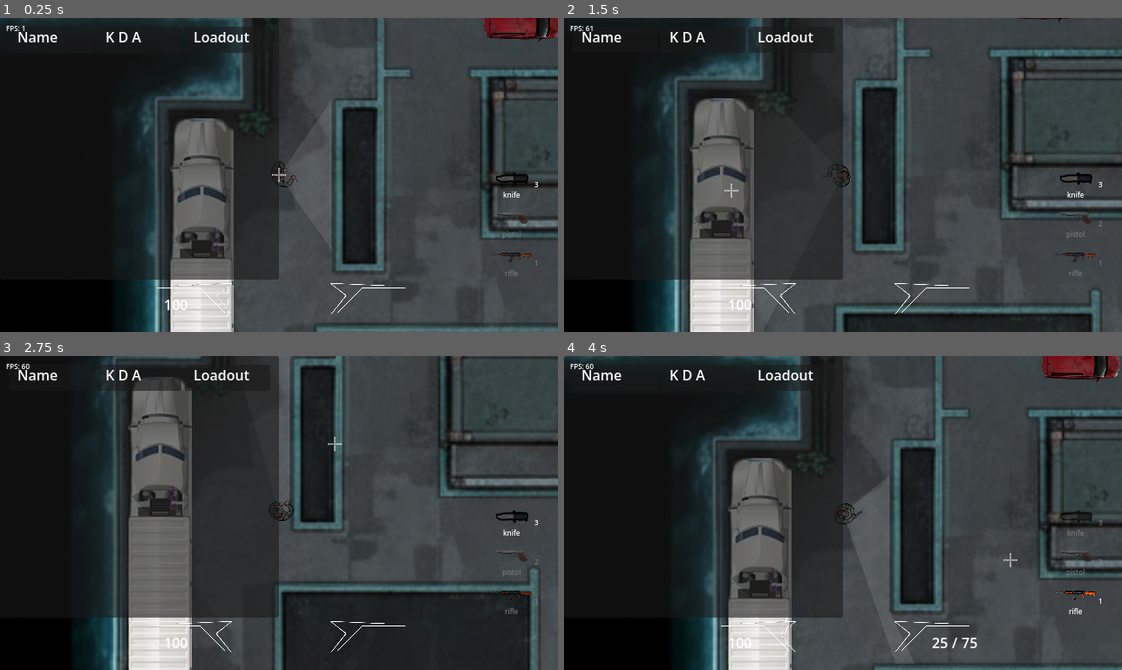
Above: before the commit, frames 1-4 (two rows, left to right).
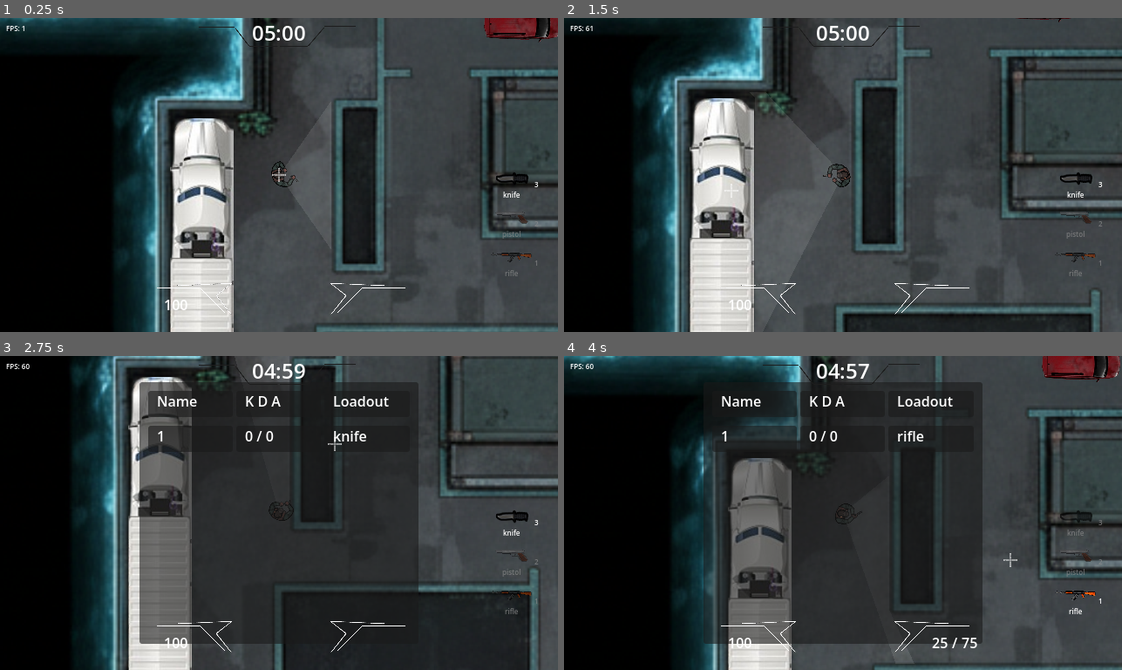
Above: after the commit, the same moments.

Repository: nathgoutam93/grey-line
Game: Godot game, scene res://scenes/maps/counter_strike/counter_strike.tscn
Same seed, same stepped clock (60 frames per second), same inputs: the game is played once before the commit and once after it. This scene is started directly instead of the project's main scene.
Inputs (mouse positions are in pixels of both pictures, inside the frame that each line leads up to):
- Up to frame 1 (0.25 s): no input
- Up to frame 2 (1.5 s): move the mouse to (965, 159) at 0.52 s; hold D (move_right) 0.53-1.28 s; hold Tab (stats) 0.53-1.28 s; tap Enter at 1.25 s; move the mouse to (731, 190) at 1.27 s; hold S (move_down) from 1.28 s (still down); tap G (drop_weapon) at 1.35 s
- Up to frame 3 (2.75 s): tap Tab (stats) at 1.55 s; move the mouse to (334, 443) at 2.02 s; release S (move_down) at 2.03 s; hold D (move_right) from 2.03 s (still down); hold Tab (stats) from 2.03 s (still down); tap 3 (malee) at 2.1 s
- Up to frame 4 (4 s): tap Space at 2.75 s; move the mouse to (815, 575) at 2.77 s; release D (move_right) at 2.78 s; release Tab (stats) at 2.78 s; hold W (move_up) 2.78-3.53 s; tap F (pickup) at 2.85 s; tap Tab (stats) at 3.05 s; move the mouse to (1010, 560) at 3.52 s; hold A (move_left) from 3.53 s (still down); hold Tab (stats) from 3.53 s (still down); tap 1 (primary) at 3.6 s

The runs differ from the first frame. In frame 1, 13% of the frame differs, in the area x 0-64%, y 0-84%; in frame 2, 20%; in frame 3, 21%, in the area x 3-75%, y 0-92%; in frame 4, 19%.

Commit message:
feat: added deathmatch win condition, kill feedback and kill feed toast

Diff:
--- a/components/deathmatch/deathmatch.gd
+++ b/components/deathmatch/deathmatch.gd
@@ -3,16 +3,27 @@
 @export var player_scene: PackedScene
 @export var leaderboard: DeathmatchLeaderboard
 @export var map: Node2D
+@export var match_timer_label: Label
+@export_range(30, 3600, 1, "or_greater") var match_duration_seconds := 600
+@export_range(1, 200, 1, "or_greater") var score_limit := 25
 
 @onready var spawn_points := map.get_node("SpawnPoints").get_children()
 
 var player_stats := {} # Format: { peer_id: { "kills": 0, "deaths": 0 } }
 var stats_refresh_elapsed := 0.0
+var timer_refresh_elapsed := 0.0
+var match_time_remaining := 0.0
+var match_ended := false
+var winning_peer_id := -1
 const STATS_REFRESH_INTERVAL := 0.35
+const TIMER_REFRESH_INTERVAL := 1.0
 
 func _ready():
 	if is_instance_valid(leaderboard):
 		leaderboard.visible = false
+
+	match_time_remaining = float(match_duration_seconds)
+	_update_match_timer_ui_local(_format_match_time(match_time_remaining))
 
 	if not multiplayer.is_server():
 		multiplayer.connected_to_server.connect(_on_connected)
@@ -23,6 +34,7 @@
 
 	multiplayer.peer_connected.connect(_on_peer_connected)
 	multiplayer.peer_disconnected.connect(_on_peer_disconnected)
+	_update_match_timer_ui.rpc(_format_match_time(match_time_remaining))
 
 	if not OS.has_feature("dedicated_server"):
 		spawn_player(1)
@@ -35,6 +47,19 @@
 	if not multiplayer.is_server():
 		return
 
+	if not match_ended:
+		match_time_remaining = max(match_time_remaining - delta, 0.0)
+		timer_refresh_elapsed += delta
+		if timer_refresh_elapsed >= TIMER_REFRESH_INTERVAL or is_zero_approx(match_time_remaining):
+			timer_refresh_elapsed = 0.0
+			_update_match_timer_ui.rpc(_format_match_time(match_time_remaining))
+		if is_zero_approx(match_time_remaining):
+			_end_match(-1, "time limit")
+			return
+
+	if match_ended:
+		return
+
 	stats_refresh_elapsed += delta
 	if stats_refresh_elapsed < STATS_REFRESH_INTERVAL:
 		return
@@ -56,7 +81,9 @@
 
 func _on_peer_connected(id: int):
 	print("Peer connected: %d" % id)
-	spawn_player(id)
+	_sync_match_state_to_peer(id)
+	if not match_ended:
+		spawn_player(id)
 
 func _on_peer_disconnected(id: int):
 	print("Peer disconnected: %d" % id)
@@ -65,13 +92,21 @@
 
 
 func register_death(victim_id: int, killer_id: int):
-	if not multiplayer.is_server():
-		return
+	if not multiplayer.is_server() or match_ended:
+		return
+
+	var killer_name := _player_identifier(killer_id) if killer_id > 0 else "Unknown"
+	var victim_name := _player_identifier(victim_id)
 
 	if player_stats.has(victim_id):
 		player_stats[victim_id]["deaths"] += 1
 	if player_stats.has(killer_id) and killer_id != victim_id:
 		player_stats[killer_id]["kills"] += 1
+		_notify_local_kill_feedback.rpc_id(killer_id)
+		if int(player_stats[killer_id].get("kills", 0)) >= score_limit:
+			_end_match(killer_id, "score limit")
+
+	_notify_kill_feed.rpc(killer_name, victim_name)
 	_refresh_player_combat_data(victim_id)
 	_refresh_player_combat_data(killer_id)
 
@@ -85,6 +120,28 @@
 	_update_stats.rpc(player_stats)
 
 
+@rpc("authority", "call_local", "reliable")
+func _notify_local_kill_feedback() -> void:
+	var local_peer_id := multiplayer.get_unique_id()
+	var local_player := map.get_node_or_null(str(local_peer_id)) as PlayerController
+	if local_player == null or local_player.hud == null:
+		return
+
+	if local_player.hud.has_method("show_kill_feedback"):
+		local_player.hud.call("show_kill_feedback")
+
+
+@rpc("authority", "call_local", "reliable")
+func _notify_kill_feed(killer_name: String, victim_name: String) -> void:
+	var local_peer_id := multiplayer.get_unique_id()
+	var local_player := map.get_node_or_null(str(local_peer_id)) as PlayerController
+	if local_player == null or local_player.hud == null:
+		return
+
+	if local_player.hud.has_method("show_kill_feed_toast"):
+		local_player.hud.call("show_kill_feed_toast", killer_name, victim_name)
+
+
 @rpc("call_local", "reliable")
 func _update_stats(stats: Dictionary):
 	if not is_instance_valid(leaderboard):
@@ -104,6 +161,8 @@
 @rpc("call_local", "reliable")
 func _setup_player(peer_id, player_path: NodePath):
 	await get_tree().process_frame
+	if match_ended:
+		return
 	var player = get_node(player_path) as PlayerController
 
 	if player:
@@ -116,7 +175,7 @@
 			_refresh_player_combat_data(peer_id, player)
 			_update_stats.rpc(player_stats)
 			player.health_component.die.connect(func(killer_id: int): register_death(peer_id, killer_id))
-			player.tree_exited.connect(func(): await spawn_player(peer_id))
+			player.tree_exited.connect(_on_player_tree_exited.bind(peer_id))
 
 		if peer_id == multiplayer.get_unique_id():
 			player.setup_locals()
@@ -124,6 +183,9 @@
 
 # Spawn a player on server, will autospawn on client by MultiplayerSpawner Node
 func spawn_player(peer_id: int):
+	if match_ended:
+		return
+
 	var spawn_point = spawn_points.pick_random()
 
 	var player_instance = player_scene.instantiate()
@@ -134,6 +196,11 @@
 
 	print("Spawned player for peer %d at %s" % [peer_id, spawn_point.global_position])
 	player_instance.ready.connect(func(): rpc("_setup_player", peer_id, player_instance.get_path()))
+
+func _on_player_tree_exited(peer_id: int) -> void:
+	if not multiplayer.is_server() or match_ended:
+		return
+	spawn_player(peer_id)
 
 func _exit_tree() -> void:
 	if not multiplayer.is_server():
@@ -232,3 +299,82 @@
 	if nodes.is_empty():
 		return null
 	return nodes[0]
+
+func _sync_match_state_to_peer(peer_id: int) -> void:
+	_update_stats.rpc_id(peer_id, player_stats)
+	if match_ended:
+		_update_match_timer_ui.rpc_id(peer_id, _winner_text(winning_peer_id))
+		return
+	_update_match_timer_ui.rpc_id(peer_id, _format_match_time(match_time_remaining))
+
+func _end_match(winner_id: int, reason: String) -> void:
+	if match_ended:
+		return
+
+	if winner_id <= 0:
+		winner_id = _resolve_time_limit_winner_id()
+
+	match_ended = true
+	winning_peer_id = winner_id
+
+	print("Match ended by %s. Winner: %s" % [reason, _winner_name(winner_id)])
+	_update_match_timer_ui.rpc(_winner_text(winner_id))
+	_despawn_all_players()
+
+func _despawn_all_players() -> void:
+	if not is_instance_valid(map):
+		return
+
+	for child in map.get_children():
+		var player := child as PlayerController
+		if player:
+			player.queue_free()
+
+@rpc("call_local", "reliable")
+func _update_match_timer_ui(text: String) -> void:
+	_update_match_timer_ui_local(text)
+
+func _update_match_timer_ui_local(text: String) -> void:
+	if is_instance_valid(match_timer_label):
+		match_timer_label.text = text
+
+func _format_match_time(total_seconds: float) -> String:
+	var clamped_seconds := maxi(0, int(ceil(total_seconds)))
+	var minutes := clamped_seconds / 60
+	var seconds := clamped_seconds % 60
+	return "%02d:%02d" % [minutes, seconds]
+
+func _winner_text(winner_id: int) -> String:
+	return "Winner: %s" % _winner_name(winner_id)
+
+func _winner_name(winner_id: int) -> String:
+	if winner_id <= 0:
+		return "No one"
+
+	if player_stats.has(winner_id):
+		var winner_stats: Dictionary = player_stats[winner_id]
+		var identifier := String(winner_stats.get("player_identifier", "")).strip_edges()
+		if identifier != "":
+			return identifier
+
+	return _player_identifier(winner_id)
+
+func _resolve_time_limit_winner_id() -> int:
+	var best_peer_id := -1
+	var best_kills := -1
+	var has_tie := false
+
+	for peer_id_variant in player_stats.keys():
+		var peer_id := int(peer_id_variant)
+		var stats: Dictionary = player_stats.get(peer_id, {})
+		var kills := int(stats.get("kills", 0))
+		if kills > best_kills:
+			best_kills = kills
+			best_peer_id = peer_id
+			has_tie = false
+		elif kills == best_kills:
+			has_tie = true
+
+	if has_tie:
+		return -1
+	return best_peer_id
--- a/scenes/maps/counter_strike/counter_strike.tscn
+++ b/scenes/maps/counter_strike/counter_strike.tscn
@@ -16,6 +16,7 @@
 [ext_resource type="Material" uid="uid://d08tbb5ged8av" path="res://materials/los_material.tres" id="11_2nbmb"]
 [ext_resource type="Texture2D" uid="uid://dh43n43u8e186" path="res://assets/textures/110_deg_cone.png" id="11_mflnu"]
 [ext_resource type="PackedScene" uid="uid://bo0618n7gadoc" path="res://scenes/ui/deathmatch/leaderboard.tscn" id="14_k00yj"]
+[ext_resource type="Texture2D" uid="uid://dyvurudpwy4vt" path="res://assets/sprites/hud/shape_2.png" id="15_kifs8"]
 
 [sub_resource type="OccluderPolygon2D" id="OccluderPolygon2D_mflnu"]
 polygon = PackedVector2Array(-376.25, -362.5, 385, -361.25, 390, -12, 427.5, -12, 427.5, 348.75, -272.5, 347.5, -380, 98.7501)
@@ -1946,13 +1947,43 @@
 grow_vertical = 2
 
 [node name="Leaderboard" parent="UI/Control" unique_id=1482750033 instance=ExtResource("14_k00yj")]
-layout_mode = 0
-anchors_preset = 0
-
-[node name="DeathmatchGameMode" parent="." unique_id=515007015 node_paths=PackedStringArray("leaderboard", "map") instance=ExtResource("3_mflnu")]
+layout_mode = 1
+offset_left = -160.0
+offset_right = 160.0
+
+[node name="MatchTimerLabel" type="Label" parent="UI/Control" unique_id=214325901]
+layout_mode = 1
+anchors_preset = 5
+anchor_left = 0.5
+anchor_right = 0.5
+offset_left = -52.0
+offset_right = 52.0
+offset_bottom = 34.0
+grow_horizontal = 2
+theme_override_font_sizes/font_size = 24
+text = "10:00"
+horizontal_alignment = 1
+
+[node name="TextureRect" type="TextureRect" parent="UI/Control" unique_id=489517290]
+layout_mode = 1
+anchors_preset = 5
+anchor_left = 0.5
+anchor_right = 0.5
+offset_left = -102.0
+offset_top = 1.0
+offset_right = 98.0
+offset_bottom = 41.0
+grow_horizontal = 2
+texture = ExtResource("15_kifs8")
+expand_mode = 1
+
+[node name="DeathmatchGameMode" parent="." unique_id=515007015 node_paths=PackedStringArray("leaderboard", "map", "match_timer_label") instance=ExtResource("3_mflnu")]
 player_scene = ExtResource("3_b3xq6")
-leaderboard = NodePath("")
+leaderboard = NodePath("../UI/Control/Leaderboard")
 map = NodePath("../Map")
+match_timer_label = NodePath("../UI/Control/MatchTimerLabel")
+match_duration_seconds = 300
+score_limit = 10
 
 [node name="PlayerSpawner" type="MultiplayerSpawner" parent="." unique_id=712465194]
 _spawnable_scenes = PackedStringArray("uid://ca4sffa83rp24")
--- a/scenes/ui/player_hud/hud.gd
+++ b/scenes/ui/player_hud/hud.gd
@@ -1,6 +1,8 @@
 extends CanvasLayer
 
 @onready var _player: PlayerController = get_parent()
+@onready var kill_feedback_container: VBoxContainer = get_node("KillFeedbackLayer/KillFeedbackContainer")
+@onready var kill_feed_container: VBoxContainer = get_node("KillFeedLayer/KillFeedContainer")
 
 @onready var health_label: Label = get_node("Control/HBoxContainer/Panel/hp")
 @onready var ammo_panel: Control = get_node("Control/HBoxContainer/Panel2/HBoxContainer")
@@ -14,6 +16,9 @@
 	WeaponManager.WeaponSlot.SECONDARY,
 	WeaponManager.WeaponSlot.MELEE
 ]
+
+@export var kill_feedback_item_scene: PackedScene
+@export var kill_feed_item_scene: PackedScene
 
 var _slot_nodes_by_slot := {}
 
@@ -92,3 +97,82 @@
 		return
 	ammo_left_label.text = str(_player.weapon_manager.get_ammo_in_mag())
 	mag_size_label.text = str(_player.weapon_manager.get_ammo_reserve())
+
+func show_kill_feedback() -> void:
+	if not visible:
+		return
+
+	var feedback := _spawn_kill_feedback_item()
+	if feedback == null:
+		return
+
+	feedback.modulate = Color(1.0, 0.35, 0.35, 1.0)
+	feedback.scale = Vector2(0.9, 0.9)
+
+	var tween := create_tween()
+	tween.set_parallel(true)
+	tween.tween_property(feedback, "position:y", feedback.position.y - 12.0, 0.35)
+	tween.tween_property(feedback, "modulate:a", 0.0, 0.35).set_delay(0.2)
+	tween.tween_property(feedback, "scale", Vector2(1.0, 1.0), 0.15)
+	tween.set_parallel(false)
+	tween.tween_callback(feedback.queue_free)
+
+func _spawn_kill_feedback_item() -> Control:
+	var item: Control = null
+
+	if kill_feedback_item_scene:
+		item = kill_feedback_item_scene.instantiate() as Control
+
+	if item == null:
+		var fallback := Label.new()
+		fallback.text = "KILL +1"
+		fallback.horizontal_alignment = HORIZONTAL_ALIGNMENT_CENTER
+		item = fallback
+
+	kill_feedback_container.add_child(item)
+	return item
+
+func show_kill_feed_toast(killer_name: String, victim_name: String) -> void:
+	if not visible:
+		return
+
+	var item := _spawn_kill_feed_item()
+	if item == null:
+		return
+
+	var text := "%s killed %s" % [killer_name, victim_name]
+	if item.has_node("MarginContainer/Text"):
+		var label := item.get_node("MarginContainer/Text") as Label
+		if label:
+			label.text = text
+	elif item is Label:
+		(item as Label).text = text
+
+	item.modulate = Color(1.0, 1.0, 1.0, 0.0)
+	var show_tween := create_tween()
+	show_tween.tween_property(item, "modulate:a", 1.0, 0.16)
+
+	var expire_tween := create_tween()
+	expire_tween.tween_interval(2.8)
+	expire_tween.tween_property(item, "modulate:a", 0.0, 0.25)
+	expire_tween.tween_callback(item.queue_free)
+
+func _spawn_kill_feed_item() -> Control:
+	var item: Control = null
+
+	if kill_feed_item_scene:
+		item = kill_feed_item_scene.instantiate() as Control
+
+	if item == null:
+		var fallback := Label.new()
+		fallback.text = "A killed B"
+		item = fallback
+
+	kill_feed_container.add_child(item)
+
+	while kill_feed_container.get_child_count() > 5:
+		var oldest := kill_feed_container.get_child(0)
+		if oldest:
+			oldest.queue_free()
+
+	return item
--- /dev/null
+++ b/scenes/ui/player_hud/kill_feed_item.tscn
@@ -0,0 +1,16 @@
+[gd_scene format=3]
+
+[node name="KillFeedItem" type="PanelContainer"]
+custom_minimum_size = Vector2(220, 0)
+
+[node name="MarginContainer" type="MarginContainer" parent="."]
+layout_mode = 2
+theme_override_constants/margin_left = 8
+theme_override_constants/margin_top = 4
+theme_override_constants/margin_right = 8
+theme_override_constants/margin_bottom = 4
+
+[node name="Text" type="Label" parent="MarginContainer"]
+layout_mode = 2
+text = "PlayerA killed PlayerB"
+autowrap_mode = 3
--- /dev/null
+++ b/scenes/ui/player_hud/kill_feedback_item.tscn
@@ -0,0 +1,8 @@
+[gd_scene format=3]
+
+[node name="KillFeedbackItem" type="Label"]
+layout_mode = 0
+offset_right = 68.0
+offset_bottom = 16.0
+text = "KILL +1"
+horizontal_alignment = 1
--- a/scenes/ui/player_hud/player_hud.tscn
+++ b/scenes/ui/player_hud/player_hud.tscn
@@ -5,12 +5,16 @@
 [ext_resource type="PackedScene" uid="uid://wtqekk5k5spy" path="res://components/fps_counter/fps_counter.tscn" id="3_2a5y5"]
 [ext_resource type="PackedScene" uid="uid://blpgeyjx58w50" path="res://scenes/ui/weapon_slot/weapon_slot.tscn" id="3_m5iw4"]
 [ext_resource type="PackedScene" uid="uid://b0debsmljmu54" path="res://components/crosshair/crosshair.tscn" id="4_cqj5h"]
+[ext_resource type="PackedScene" path="res://scenes/ui/player_hud/kill_feedback_item.tscn" id="5_7wk8i"]
+[ext_resource type="PackedScene" path="res://scenes/ui/player_hud/kill_feed_item.tscn" id="6_i4s2j"]
 
 [sub_resource type="LabelSettings" id="LabelSettings_je7p5"]
 font_size = 8
 
 [node name="HUD" type="CanvasLayer" unique_id=1187812725]
 script = ExtResource("1_sqnk8")
+kill_feedback_item_scene = ExtResource("5_7wk8i")
+kill_feed_item_scene = ExtResource("6_i4s2j")
 
 [node name="Control" type="Control" parent="." unique_id=1600243029]
 layout_mode = 3
@@ -125,3 +129,45 @@
 label_settings = SubResource("LabelSettings_je7p5")
 
 [node name="crosshair" parent="." unique_id=1829500786 instance=ExtResource("4_cqj5h")]
+
+[node name="KillFeedbackLayer" type="Control" parent="."]
+layout_mode = 3
+anchors_preset = 15
+anchor_right = 1.0
+anchor_bottom = 1.0
+grow_horizontal = 2
+grow_vertical = 2
+mouse_filter = 2
+
+[node name="KillFeedbackContainer" type="VBoxContainer" parent="KillFeedbackLayer"]
+layout_mode = 1
+anchors_preset = 10
+anchor_left = 0.5
+anchor_right = 0.5
+offset_left = -80.0
+offset_top = 80.0
+offset_right = 80.0
+offset_bottom = 120.0
+grow_horizontal = 2
+theme_override_constants/separation = 4
+
+[node name="KillFeedLayer" type="Control" parent="."]
+layout_mode = 3
+anchors_preset = 15
+anchor_right = 1.0
+anchor_bottom = 1.0
+grow_horizontal = 2
+grow_vertical = 2
+mouse_filter = 2
+
+[node name="KillFeedContainer" type="VBoxContainer" parent="KillFeedLayer"]
+layout_mode = 1
+anchors_preset = 9
+anchor_left = 1.0
+anchor_right = 1.0
+offset_left = -260.0
+offset_top = 40.0
+offset_right = -16.0
+offset_bottom = 220.0
+grow_horizontal = 0
+theme_override_constants/separation = 4
Binary file added: assets/sprites/hud/shape_2.png
Not shown, added: assets/sprites/hud/shape_2.png.import
